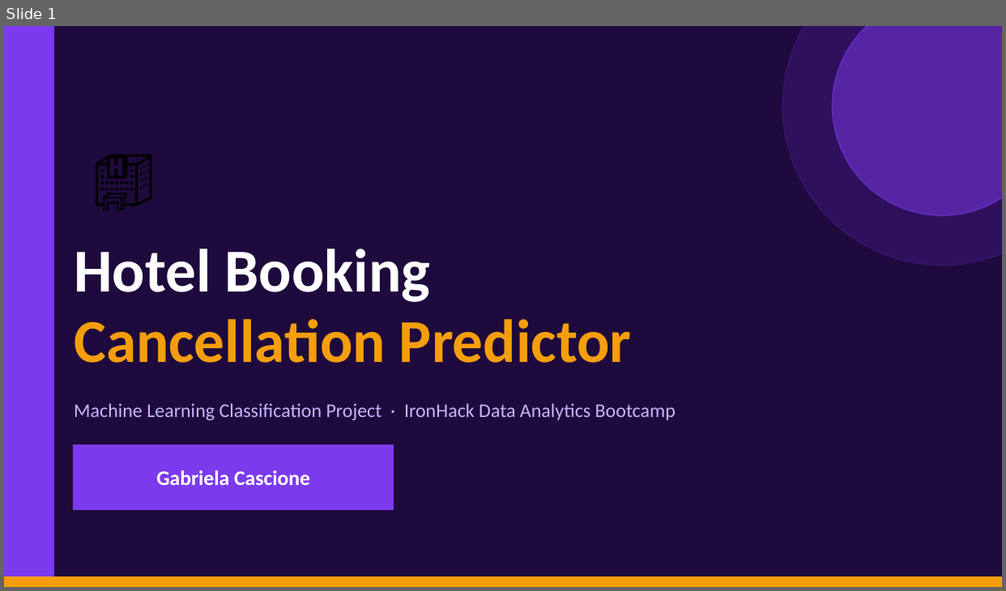
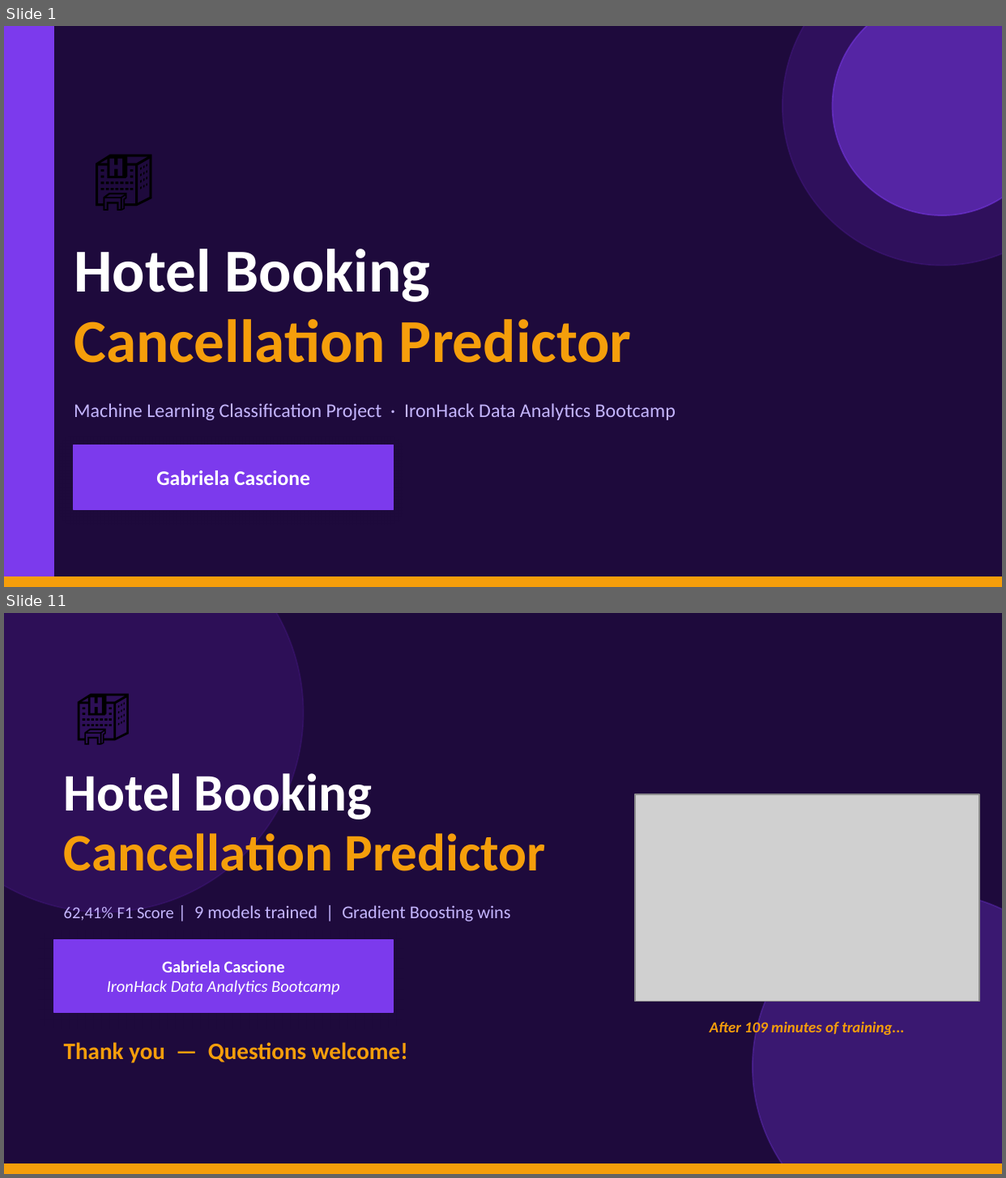
Before and after one commit to craftedbygaby/hotel_cancelation_ml, a slide deck: ML_presentation.pptx. Shown one above the other, each under a label of ours: slide 1 before the commit, slides 1 and 11 after it; the slides between them are not shown. The pictures are 1006x591 and 1006x1178 pixels, drawn with LibreOffice and Linux fonts; fonts in the diff are those of the drawing; grey boxes stand for pictures. Boxes give left, top, right and bottom in pixels: in the first picture for what was removed or moved away, otherwise in the second. Text is boxed around its words. In the diff, an @@ line names an element or a change of style, - is before the commit and + after.

```diff
--- a/ML_presentation.pptx
+++ b/ML_presentation.pptx
@@ slide 11 added at [4, 613, 1002, 1174], background #1E0A3C @@
@@ ellipse added at [4, 613, 304, 913], fill #4A1A8C at 35% opacity, outline #4A1A8C 1 pt @@
@@ text added at [54, 663, 154, 763], 40 pt, text #000000 @@
+🏨
@@ text added at [64, 773, 372, 820], 38 pt, text #FFFFFF, bold @@
+Hotel Booking
@@ picture added at [635, 794, 979, 1001] @@
@@ text added at [64, 827, 546, 884], 38 pt, text #F59E0B, bold @@
+Cancellation Predictor
@@ ellipse added at [752, 892, 1002, 1174], fill #7C3AED at 30% opacity, outline #7C3AED 1 pt @@
@@ text added at [64, 905, 510, 922], 13 pt, text #C4B5FD @@
+62,41% F1 Score | 9 models trained | Gradient Boosting wins
@@ rectangle added at [54, 940, 393, 1012], fill #7C3AED, outline #7C3AED 1 pt @@
@@ text added at [107, 960, 340, 995], 12 pt, text #FFFFFF, italic @@
+Gabriela Cascione
+IronHack Data Analytics Bootcamp
@@ text added at [710, 1020, 904, 1037], 11 pt, text #F59E0B, bold, italic @@
+After 109 minutes of training...
@@ text added at [64, 1042, 408, 1063], 17 pt, text #F59E0B, bold @@
+Thank you — Questions welcome!
@@ rectangle added at [4, 1165, 1002, 1174], fill #F59E0B, outline #F59E0B 1 pt @@
```
Also in this commit, not shown: 9 slides changed, 1 other file.
